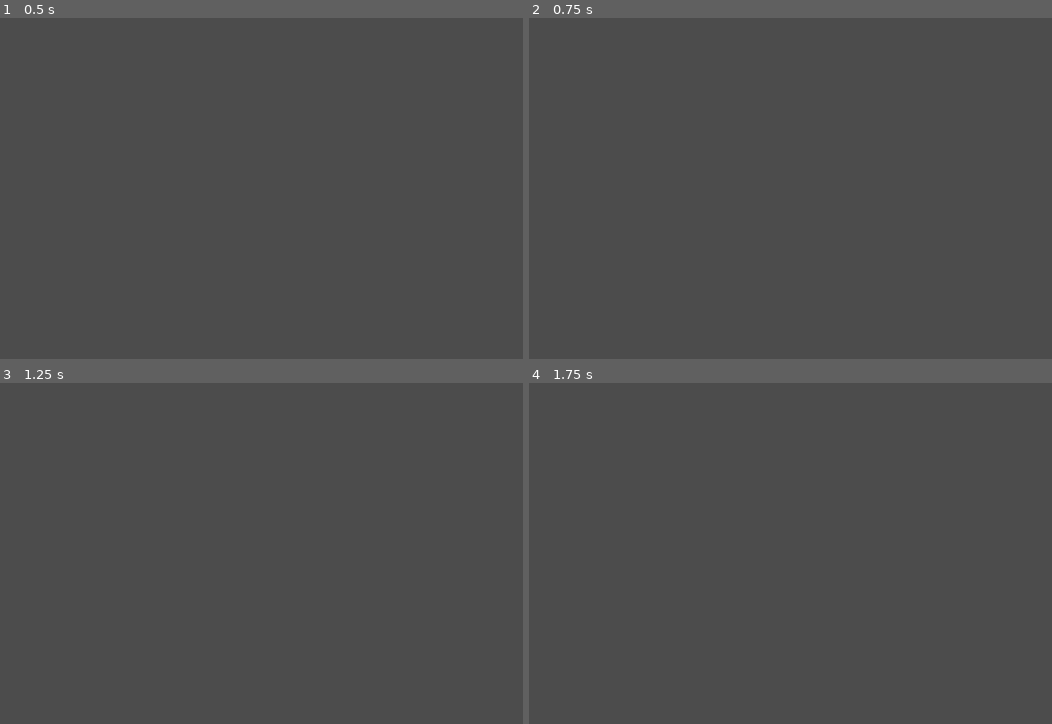
Above: before the commit, frames 1-4 (two rows, left to right).
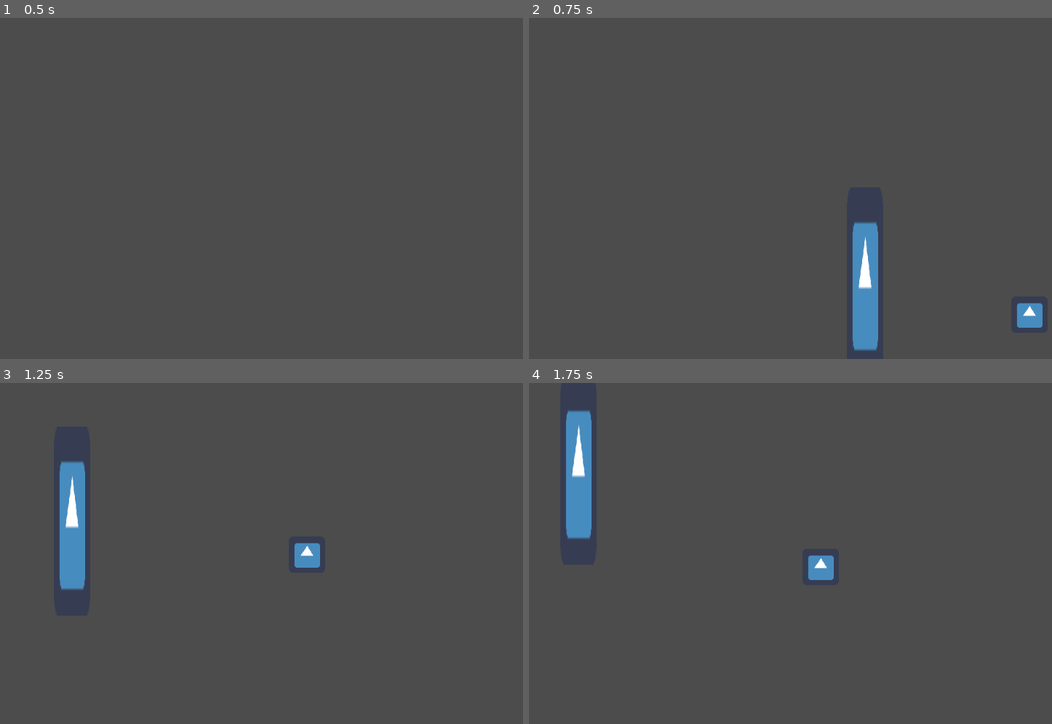
Above: after the commit, the same moments.

Repository: baioc/necro-crypt
Game: Godot game, scene res://map/scenes/World.tscn
The game is run twice, just before and just after one commit, with the same random seed, the same clock (stepped at 60 frames per second) and the same inputs. The engine's default icon, where the game draws it, is replaced by a stand-in: a white triangle on a blue panel in a dark square.
Inputs (mouse positions are in pixels of both pictures, inside the frame that each line leads up to):
- Up to frame 1 (0.5 s): no input
- Up to frame 2 (0.75 s): move the mouse to (947, 171) at 0.52 s; hold Right (ui_right) from 0.53 s (still down); tap Y (ui_follows_player, bound only after the commit) at 0.6 s
- Up to frame 3 (1.25 s): keep holding Right (ui_right); tap R (ui_goto_player, bound only after the commit) at 0.8 s
- Up to frame 4 (1.75 s): move the mouse to (701, 570) at 1.27 s; release Right (ui_right) at 1.28 s; hold Down (ui_down) from 1.28 s (still down); tap R (ui_goto_player, bound only after the commit) at 1.35 s; tap Y (ui_follows_player, bound only after the commit) at 1.55 s

Frame 1 is identical in both runs. In frame 2, 2.2% of the frame differs, in the area x 61-99%, y 59-98%; in frame 3, 2.2%; in frame 4, 2.2%.

Commit message:
Mouse Functions

Diff:
--- /dev/null
+++ b/global/mouse/Mouse.gd
@@ -0,0 +1,58 @@
+extends Node2D
+
+onready var player = get_tree().get_root().get_node("World/Player")
+onready var camera = get_tree().get_root().get_node("World/Mouse/Camera")
+var timer = Timer.new()
+
+var mouse_states = {"on_player": 0, "free": 1, "goto_player": 2}
+var current_state
+
+func input():
+	if Input.is_action_just_pressed("ui_goto_player"):
+		timer_start()
+		current_state = mouse_states["goto_player"]
+	if Input.is_action_just_pressed("ui_follows_player"):
+		if current_state == mouse_states["on_player"]:
+			current_state = mouse_states["free"]
+		else:
+			current_state = mouse_states["on_player"]
+func goto_player():
+	position = player.get_position()
+	camera.align()
+
+func free_mouse():
+	position = get_global_mouse_position()
+
+func on_player():
+	position = player.get_position()
+	camera.align()
+
+func _ready():
+	current_state = mouse_states["free"]
+	timer_proprities()
+
+func _process(delta):
+	input()
+	control(delta)
+
+func control(delta):
+	if current_state == 0:
+		on_player()
+	elif current_state == 1:
+		free_mouse()
+	elif current_state == 2:
+		goto_player()
+		timer_free()
+
+func timer_proprities():
+	timer.set_wait_time(0.4)
+	timer.set_one_shot(true)
+	self.add_child(timer)
+
+func timer_start():
+	timer.start()
+	yield(timer,"timeout")
+
+func timer_free():
+	if timer.is_stopped():
+		current_state = mouse_states["free"]
--- a/global/mouse/Mouse.tscn
+++ b/global/mouse/Mouse.tscn
@@ -1,6 +1,6 @@
 [gd_scene load_steps=2 format=2]
 
-[ext_resource path="res://global/mouse/scripts/Mouse.gd" type="Script" id=1]
+[ext_resource path="res://global/mouse/Mouse.gd" type="Script" id=1]
 
 [node name="Mouse" type="Node2D"]
 position = Vector2( 504.172, 290.026 )
--- a/global/mouse/scripts/Mouse.gd
+++ /dev/null
@@ -1,14 +0,0 @@
-extends Node2D
-
-var mouse
-
-class mouse_functions:
-	func go_to_player():
-		#retornar ao jogador quando uma tecla eh apertada
-		pass
-
-func _ready():
-	mouse = mouse_functions
-
-func _process(delta):
-	position = get_global_mouse_position()
--- a/map/scenes/World.tscn
+++ b/map/scenes/World.tscn
@@ -1,5 +1,4 @@
-[gd_scene load_steps=3 format=2]
-
+[gd_scene load_steps=5 format=2]
 
 [ext_resource path="res://global/Global.gd" type="Script" id=1]
 [ext_resource path="res://entities/player/Player.tscn" type="PackedScene" id=2]
--- a/project.godot
+++ b/project.godot
@@ -87,6 +87,16 @@
 , Object(InputEventKey,"resource_local_to_scene":false,"resource_name":"","device":0,"alt":false,"shift":false,"control":false,"meta":false,"command":false,"pressed":false,"scancode":16777217,"unicode":0,"echo":false,"script":null)
  ]
 }
+ui_goto_player={
+"deadzone": 0.5,
+"events": [ Object(InputEventKey,"resource_local_to_scene":false,"resource_name":"","device":0,"alt":false,"shift":false,"control":false,"meta":false,"command":false,"pressed":false,"scancode":82,"unicode":0,"echo":false,"script":null)
+ ]
+}
+ui_follows_player={
+"deadzone": 0.5,
+"events": [ Object(InputEventKey,"resource_local_to_scene":false,"resource_name":"","device":0,"alt":false,"shift":false,"control":false,"meta":false,"command":false,"pressed":false,"scancode":89,"unicode":0,"echo":false,"script":null)
+ ]
+}
 
 [input_devices]
 
